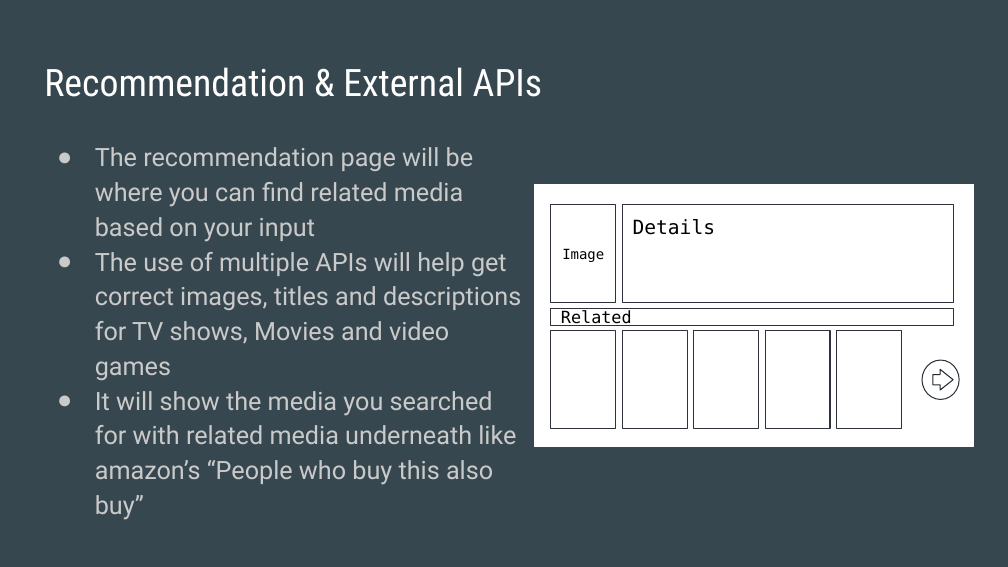
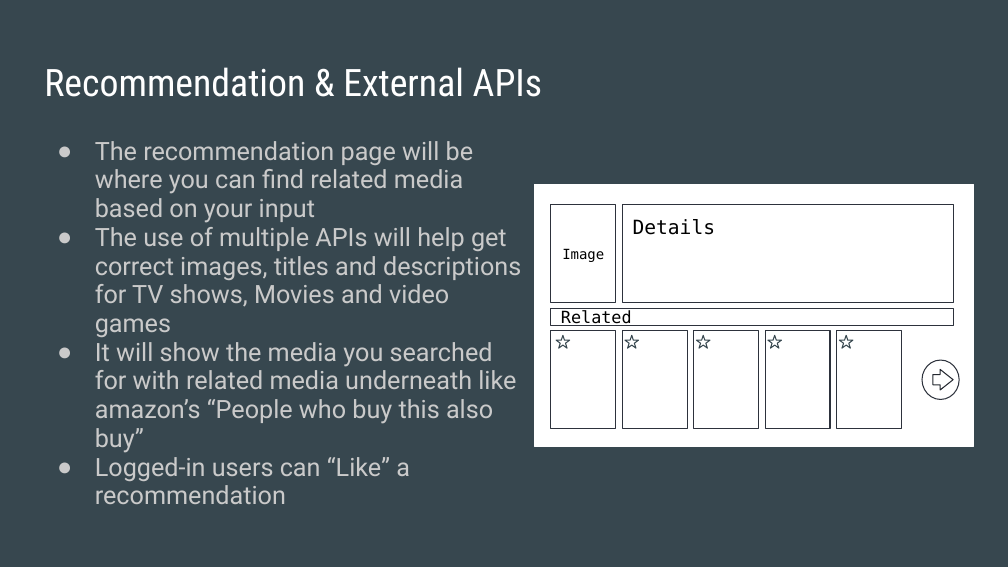
Before and after one commit to xeluior/Project_CS372, a slide deck: slide 3 of requirements/CS 372 Requirements Presentation.pptx. Drawn at 1008x567 pixels with LibreOffice and Linux fonts; fonts in the diff are those of the drawing. Boxes give left, top, right and bottom in pixels: in the first picture for what was removed or moved away, otherwise in the second. Text is boxed around its words. In the diff, an @@ line names an element or a change of style, - is before the commit and + after.

Commit message:
updated requirements based on the presentation feedback

```diff
--- a/requirements/CS 372 Requirements Presentation.pptx
+++ b/requirements/CS 372 Requirements Presentation.pptx
@@ text at (95, 141, 521, 453): line spacing 1.15 to 0.95 @@
@@ star added at (556, 336, 570, 349), outline #37474F 0.75 pt @@
@@ star added at (625, 336, 638, 349), outline #37474F 0.75 pt @@
@@ star added at (697, 336, 710, 349), outline #37474F 0.75 pt @@
@@ star added at (768, 336, 781, 349), outline #37474F 0.75 pt @@
@@ star added at (840, 336, 853, 349), outline #37474F 0.75 pt @@
@@ text at (95, 457, 410, 504): paragraph added @@
+● Logged-in users can “Like” a recommendation
```
Also in this commit, not shown: 3 other slides changed, 2 slides added.
